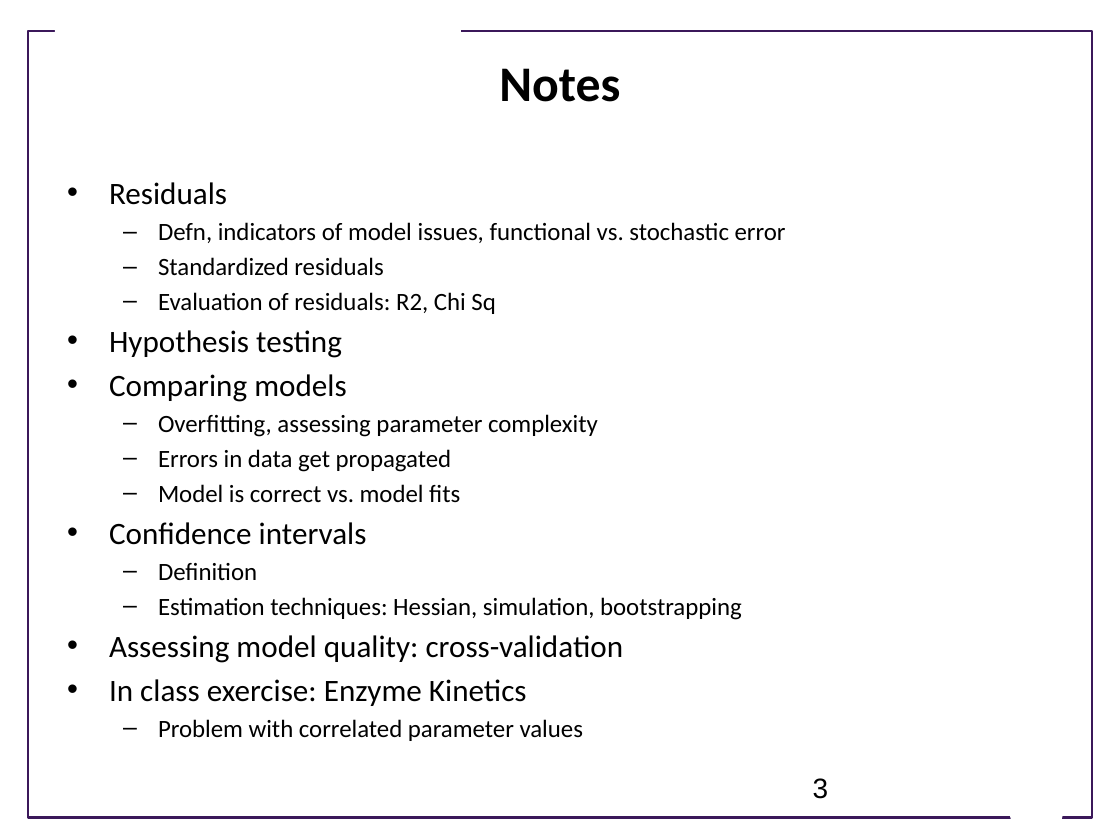
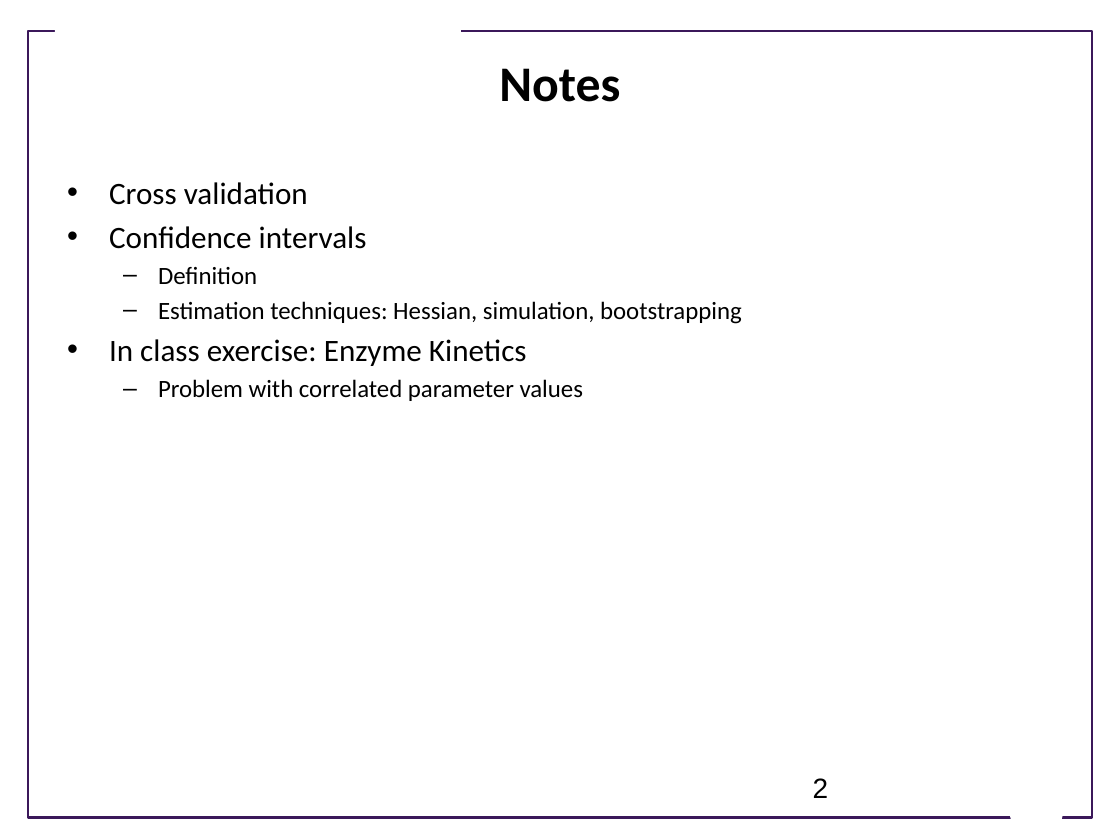
Before and after one commit to ModelEngineering/advancing-biomedical-models, a slide deck: slide 2 of Lectures/week_4/CSE 599V Lecture 10 - Estimating Confidence in Models and Parameters- II .pptx (slide 3 before the commit). Drawn at 1120x840 pixels with LibreOffice and Linux fonts; fonts in the diff are those of the drawing; background and template pictures are left out. Boxes give left, top, right and bottom in pixels: in the first picture for what was removed or moved away, otherwise in the second. Text is boxed around its words. In the diff, an @@ line names an element or a change of style, - is before the commit and + after.

```diff
--- a/Lectures/week_4/CSE 599V Lecture 10 - Estimating Confidence in Models and Parameters- II .pptx
+++ b/Lectures/week_4/CSE 599V Lecture 10 - Estimating Confidence in Models and Parameters- II .pptx
@@ text at box(109, 182, 308, 205): text changed; size 16 to 20 pt @@
-• Residuals
-  – Defn, indicators of model issues, functional vs. stochastic error
-  – Standardized residuals
-  – Evaluation of residuals: R2, Chi Sq
-• Hypothesis testing
-• Comparing models
-  – Overfitting, assessing parameter complexity
-  – Errors in data get propagated
-  – Model is correct vs. model fits
+• Cross validation
@@ text at box(109, 635, 624, 663): paragraph removed @@
-• Assessing model quality: cross-validation
@@ page number at box(813, 778, 829, 798): text changed @@
-3
+2
```
Also in this commit, not shown: 1 other slide changed, 18 slides removed, 1 other file.
